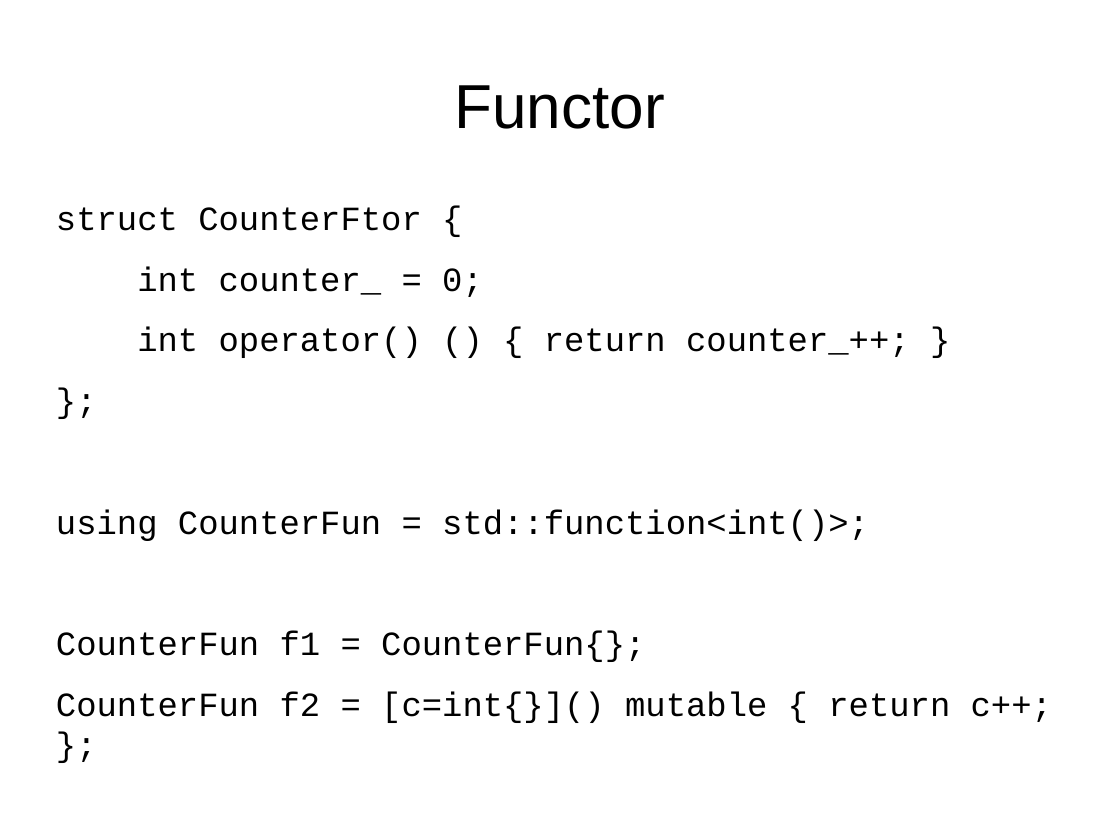
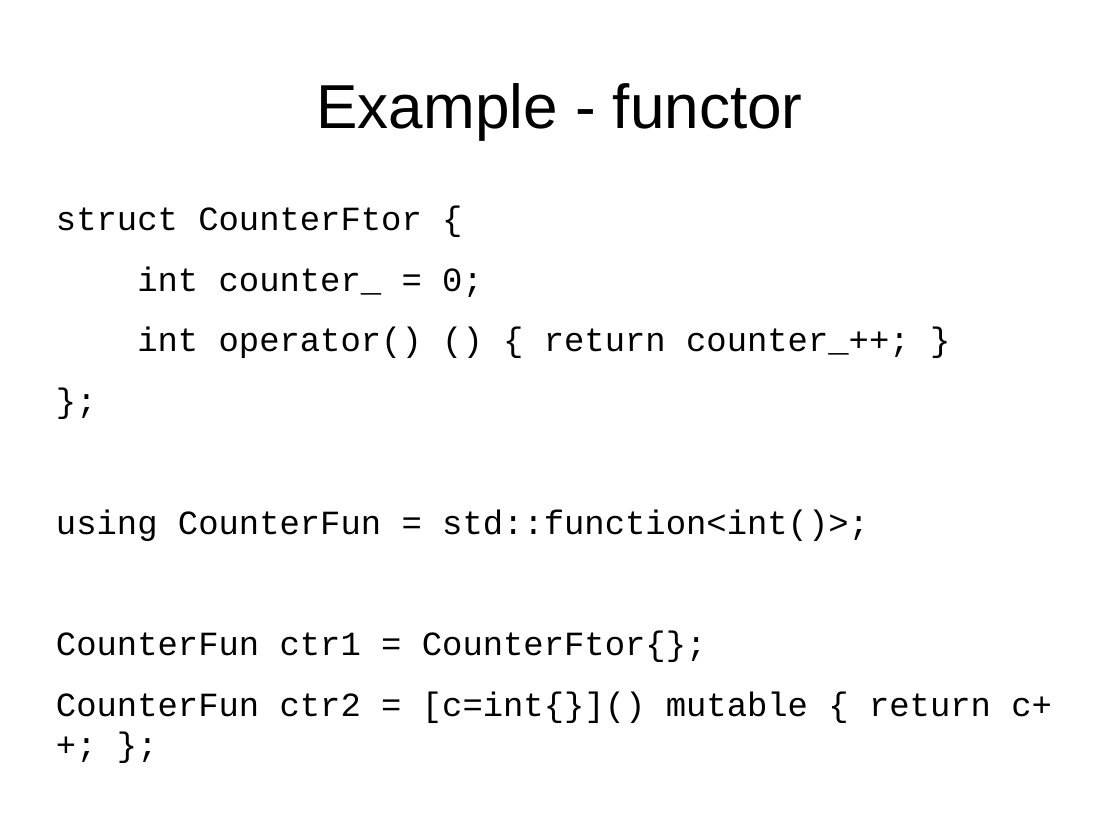
Before and after one commit to maciekgajewski/demystifying_std_function, a slide deck: slide 6 of demystifying-std-function.odp (slide 4 before the commit). Drawn at 1120x840 pixels with LibreOffice and Linux fonts; fonts in the diff are those of the drawing. Boxes give left, top, right and bottom in pixels: in the first picture for what was removed or moved away, otherwise in the second. Text is boxed around its words. In the diff, an @@ line names an element or a change of style, - is before the commit and + after.

```diff
--- a/demystifying-std-function.odp
+++ b/demystifying-std-function.odp
@@ title at (316,83,803,139): text changed @@
-Functor
+Example - functor
@@ text at (56,630,1052,723): text changed @@
-CounterFun f1 = CounterFun{};
-CounterFun f2 = [c=int{}]() mutable { return c++; };
+CounterFun ctr1 = CounterFtor{};
+CounterFun ctr2 = [c=int{}]() mutable { return c++; };
```
Also in this commit, not shown: 2 other slides changed.
